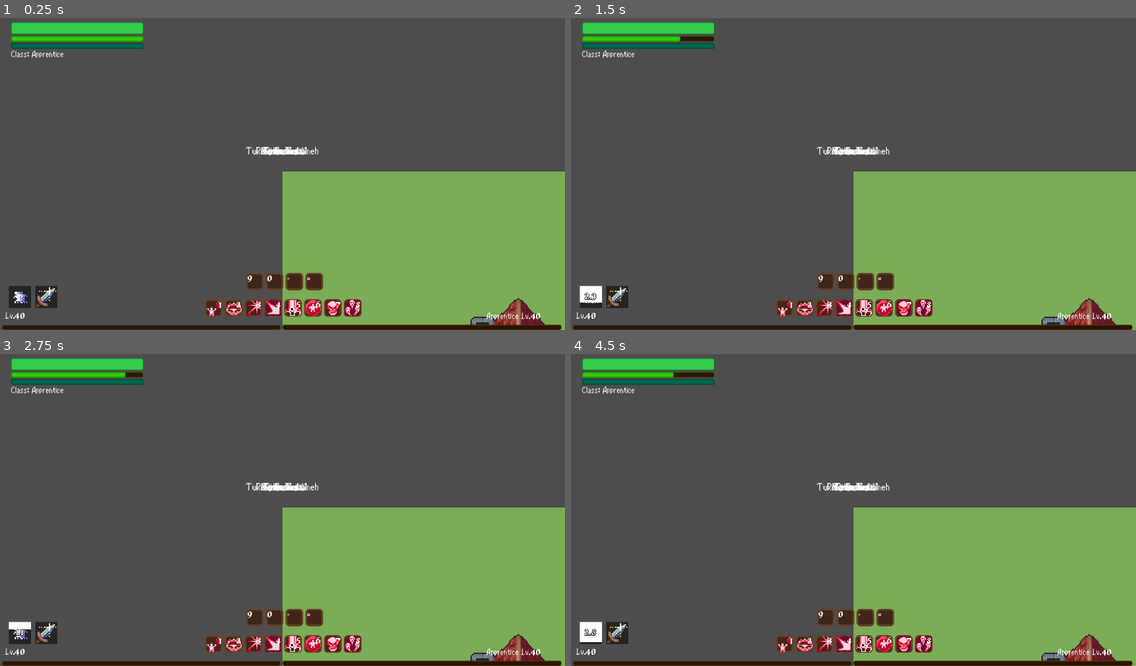
Above: before the commit, frames 1-4 (two rows, left to right).
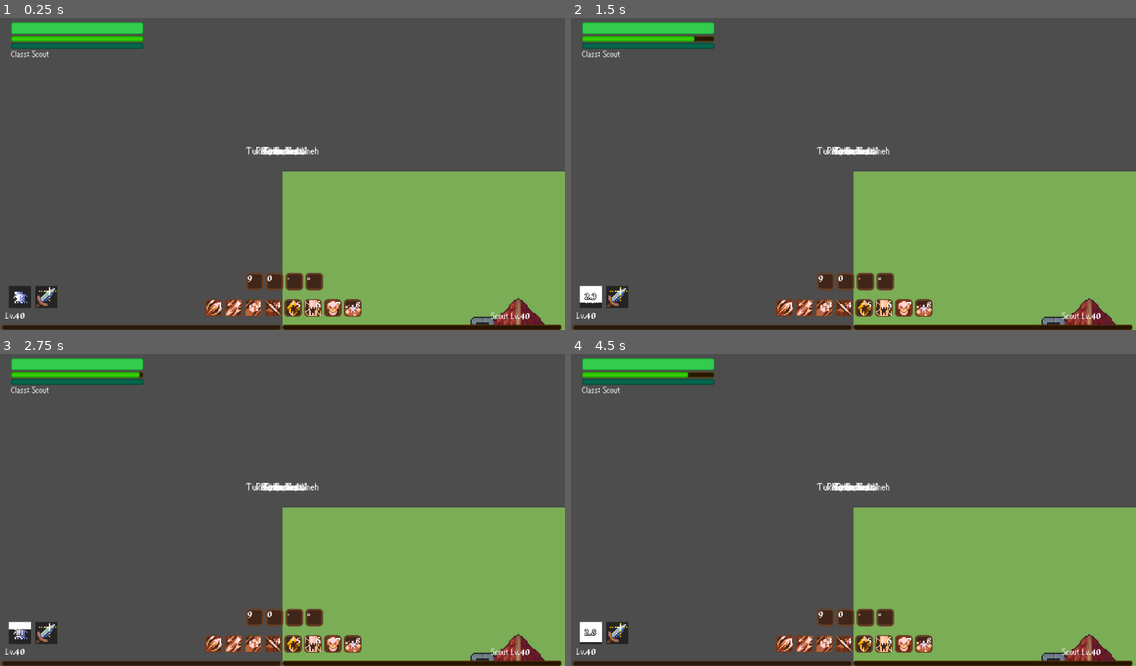
Above: after the commit, the same moments.

Repository: ultoid/topdown-roguelite-3d
Game: Godot game, scene res://Scenes/Maps/maincity.tscn
Two runs of this game, one before a commit and one after it. Both use one fixed random seed, a clock stepped at 60 frames per second and the inputs below.
Inputs (mouse positions are in pixels of both pictures, inside the frame that each line leads up to):
- Up to frame 1 (0.25 s): no input
- Up to frame 2 (1.5 s): tap Enter at 0.5 s; move the mouse to (977, 155) at 0.52 s; press the mouse at (977, 155) at 0.53 s; hold D (move_right) 0.53-1.25 s; tap Space (jump) at 0.77, 1.25 s; release the mouse at (977, 155) at 1.25 s; drag from (740, 186) to (825, 236) at 1.27 s
- Up to frame 3 (2.75 s): move the mouse to (339, 438) at 2.02 s; hold D (move_right) from 2.03 s (still down); hold Q (interact) from 2.03 s (still down)
- Up to frame 4 (4.5 s): release D (move_right) at 2.75 s; release Q (interact) at 2.75 s; tap Enter at 2.75 s; drag from (825, 572) to (684, 460) at 2.77 s; move the mouse to (1023, 553) at 3.52 s; hold A (move_left) 3.53-4.25 s; hold 0 (item_2) 3.53-4.25 s; tap Space (jump) at 3.77, 4.25 s; drag from (684, 460) to (768, 428) at 4.27 s

The runs differ from the first frame. In frame 1, 1.1% of the frame differs, in the area x 5-96%, y 10-97%; in frame 2, 1.1%; in frame 3, 1.1%; in frame 4, 1.1%, in the area x 5-96%, y 5-97%.

Commit message:
Set default class to scout level 40 for debugging

Diff:
--- a/Scripts/System/global.gd
+++ b/Scripts/System/global.gd
@@ -80,7 +80,7 @@
 func _ready():
 	process_mode = Node.PROCESS_MODE_ALWAYS
 	_setup_inputs()
-	_debug_setup_apprentice()
+	_debug_setup_scout()
 
 func _debug_setup_apprentice():
 	# === DEBUG: Apprentice Level 40 ===
@@ -159,6 +159,48 @@
 		"provoke",
 		"implosion",
 		"",
+	]
+
+func _debug_setup_scout():
+	# === DEBUG: Scout Level 40 ===
+	level = 40
+	current_exp = 0
+	max_exp = 9999
+
+	# Set class to Scout level 40
+	current_class = "scout"
+	class_levels["scout"] = 40
+	class_exp["scout"] = 0
+	class_max_exp["scout"] = 9999
+	class_skill_points["scout"] = 0
+
+	# Unlock ALL scout skills at their actual max level
+	unlocked_skills = {
+		"dodge": 1,
+		"evasion_mastery": 10,
+		"agility_mastery": 10,
+		"hunters_mark": 5,
+		"falcon_dive": 5,
+		"arrow_rain": 5,
+		"haste": 5,
+		"mirage_strike": 5,
+		"poison_weapon": 5,
+		"shadow_walk": 5,
+		"thief": 1,
+		"phantom_strike": 5,
+		"phantom_flurry": 1,
+	}
+
+	# Assign scout skills to quick slots (8 slots)
+	quick_skills = [
+		"falcon_dive",
+		"arrow_rain",
+		"hunters_mark",
+		"phantom_strike",
+		"shadow_walk",
+		"mirage_strike",
+		"poison_weapon",
+		"haste",
 	]
 
 func _process(delta):
